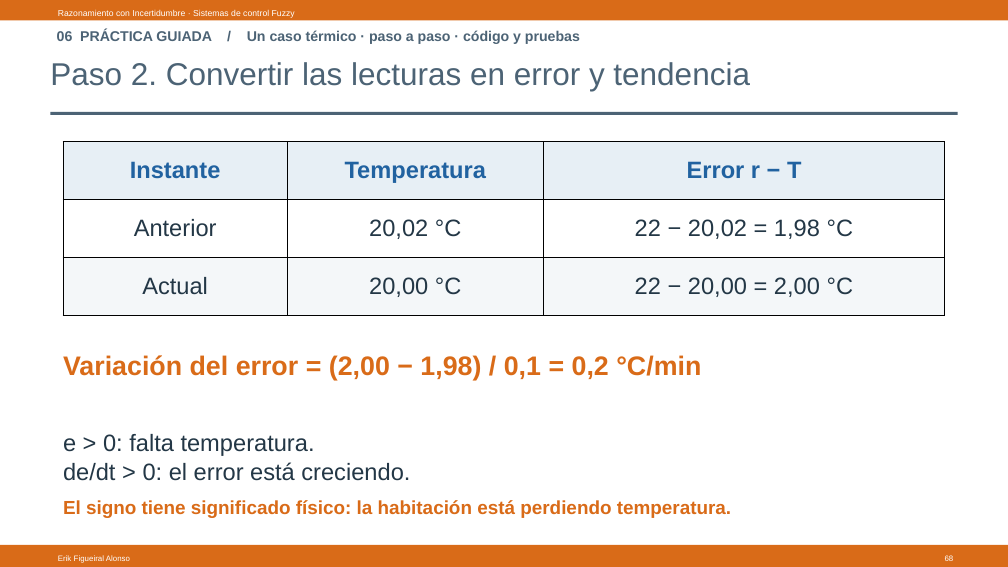
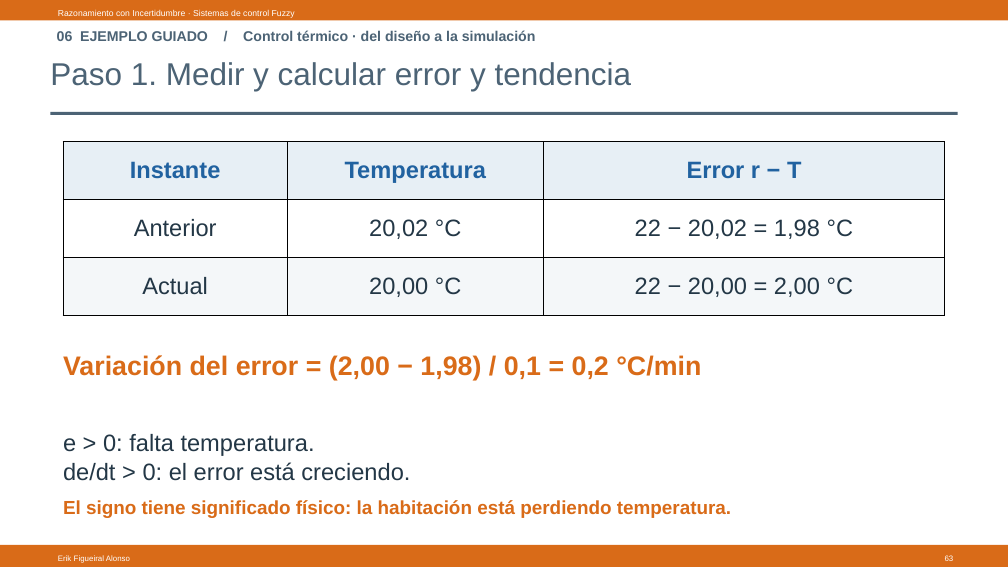
Before and after one commit to Figueiral-Alonso/Docencia, a slide deck: slide 63 of 26/Razonamiento con Incertidumbre/P2_Arquitectura/Control_Fuzzy/Sistemas_de_Control_Fuzzy.pptx (slide 68 before the commit). Drawn at 1008x567 pixels with LibreOffice and Linux fonts; fonts in the diff are those of the drawing. Boxes give left, top, right and bottom in pixels: in the first picture for what was removed or moved away, otherwise in the second. Text is boxed around its words. In the diff, an @@ line names an element or a change of style, - is before the commit and + after.

Commit message:
Reorganiza fuzzy por capítulos de Ross y guía el diseño de control

```diff
--- a/26/Razonamiento con Incertidumbre/P2_Arquitectura/Control_Fuzzy/Sistemas_de_Control_Fuzzy.pptx
+++ b/26/Razonamiento con Incertidumbre/P2_Arquitectura/Control_Fuzzy/Sistemas_de_Control_Fuzzy.pptx
@@ text at <box>57,30,536,41</box>: text changed @@
-06 PRÁCTICA GUIADA / Un caso térmico · paso a paso · código y pruebas
+06 EJEMPLO GUIADO / Control térmico · del diseño a la simulación
@@ text at <box>50,62,632,91</box>: text changed @@
-Paso 2. Convertir las lecturas en error y tendencia
+Paso 1. Medir y calcular error y tendencia
```
Also in this commit, not shown: 66 other slides changed, 12 slides added, 17 slides removed, 1 other file.
